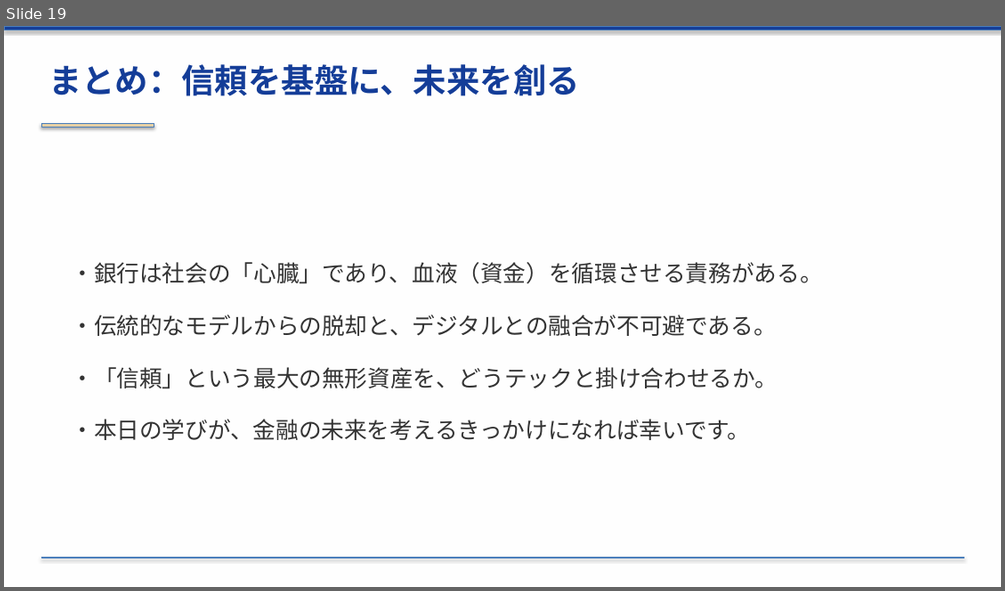
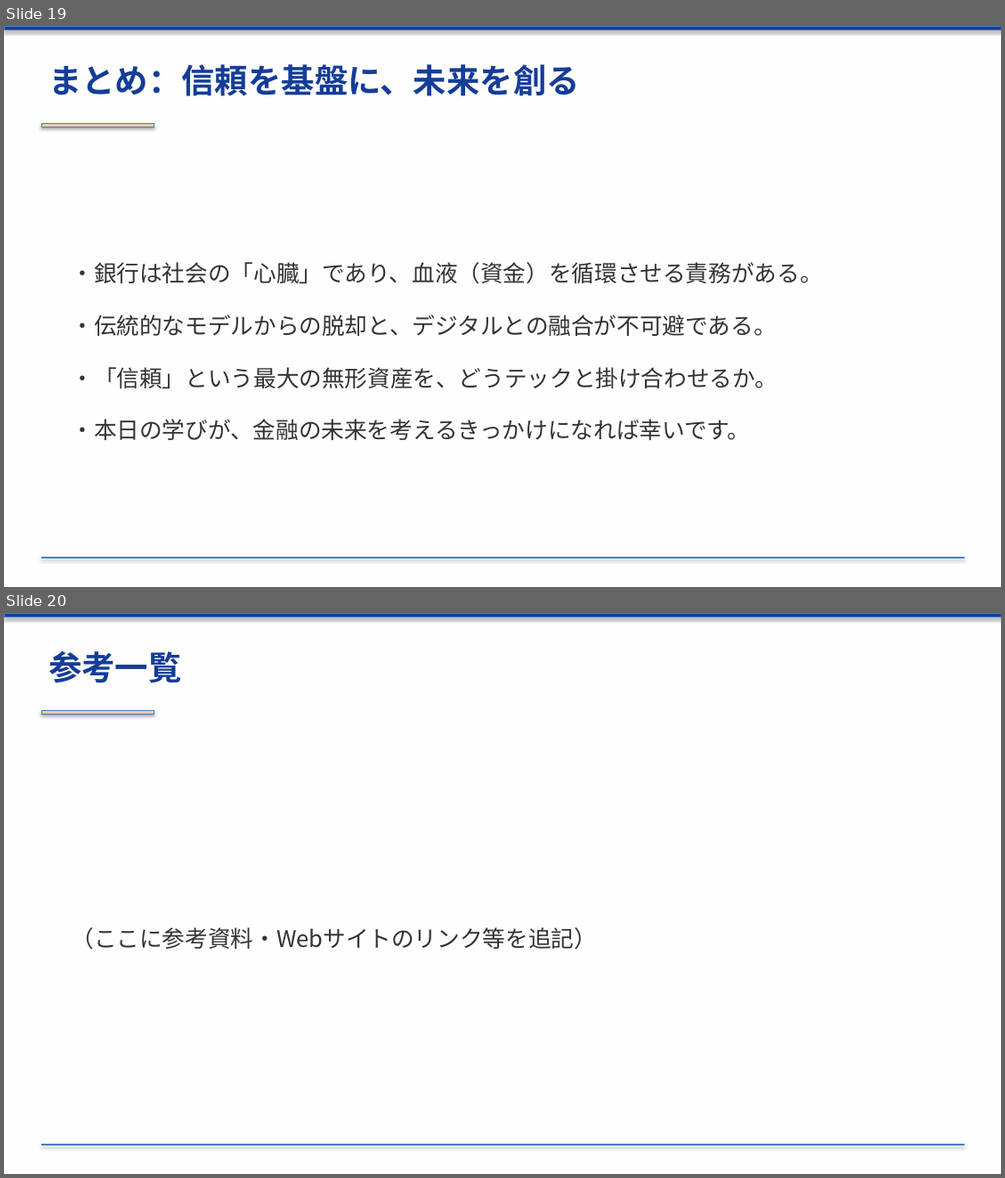
Before and after one commit to xilicrysta/bank-pptx, a slide deck: bank_industry_presentation.pptx. Shown one above the other, each under a label of ours: slide 19 before the commit, slides 19 and 20 after it. The pictures are 1005x591 and 1005x1178 pixels, drawn with LibreOffice and Linux fonts; fonts in the diff are those of the drawing. Boxes give left, top, right and bottom in pixels: in the first picture for what was removed or moved away, otherwise in the second. Text is boxed around its words. In the diff, an @@ line names an element or a change of style, - is before the commit and + after.

Commit message:
Add a placeholder References slide at the end

```diff
--- a/bank_industry_presentation.pptx
+++ b/bank_industry_presentation.pptx
@@ slide 20 added at [4,613,1001,1174], background #FEFEFE @@
@@ rectangle added at [4,613,1001,617], fill #143D98, outline #4B7EBC 0.75 pt @@
@@ text added at [48,651,181,683], 32 pt, text #143D98, bold @@
+参考一覧
@@ rectangle added at [41,710,154,714], fill #E6D0A4, outline #4B7EBC 0.75 pt @@
@@ text added at [71,927,597,949], 22 pt, text #333333 @@
+（ここに参考資料・Webサイトのリンク等を追記）
@@ rectangle added at [41,1144,963,1144], fill #143D98, outline #4B7EBC 0.75 pt @@
```
Also in this commit, not shown: 1 other file.
